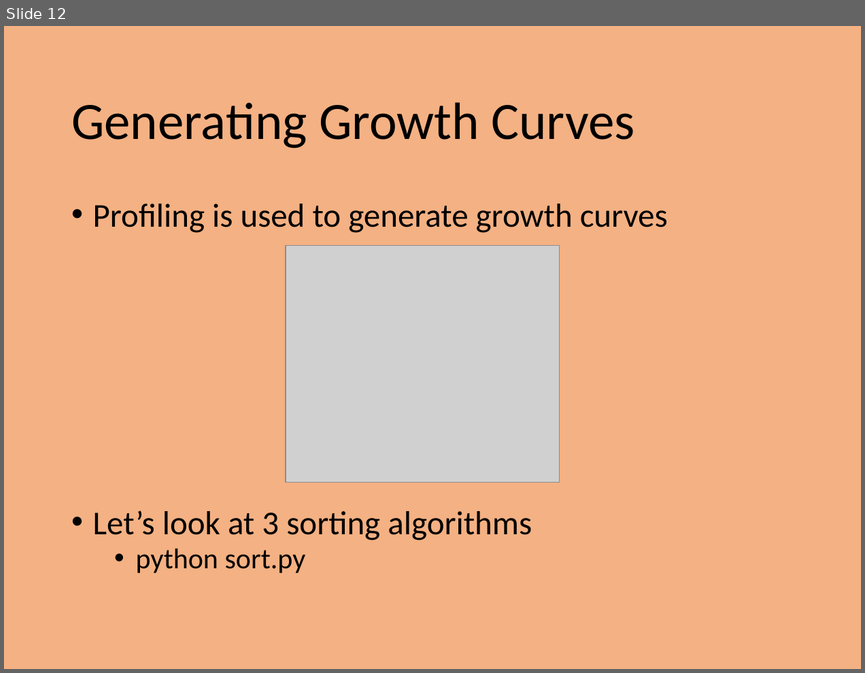
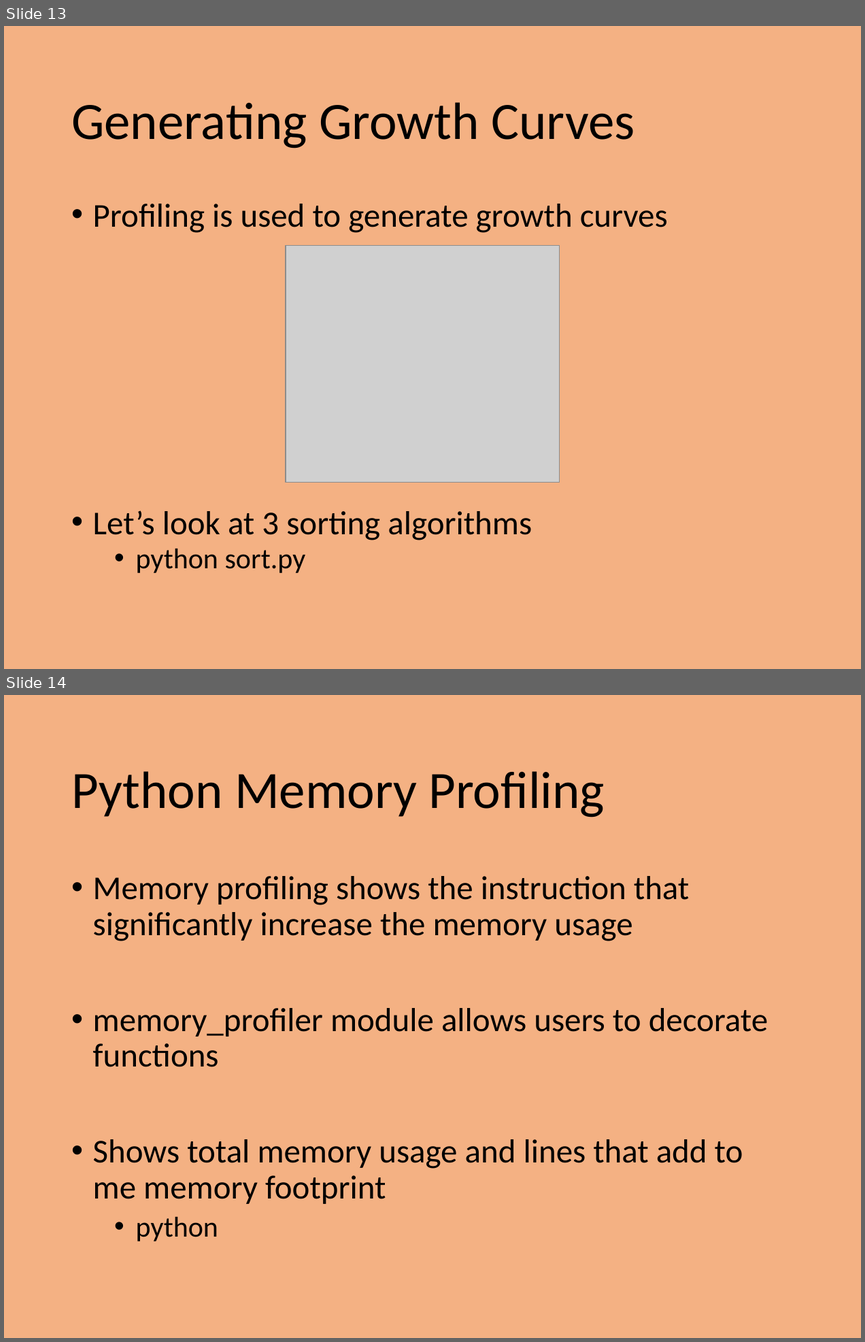
Before and after one commit to PrincetonUniversity/intro_debugging, a slide deck: 01_overview/Introduction_To_Debugging.pptx. Shown one above the other, each under a label of ours: slide 12 before the commit, slides 13 and 14 after it. The pictures are 865x673 and 865x1342 pixels, drawn with LibreOffice and Linux fonts; fonts in the diff are those of the drawing; grey boxes stand for pictures. Boxes give left, top, right and bottom in pixels: in the first picture for what was removed or moved away, otherwise in the second. Text is boxed around its words. In the diff, an @@ line names an element or a change of style, - is before the commit and + after.

Commit message:
Made edits to the python debug examples.

```diff
--- a/01_overview/Introduction_To_Debugging.pptx
+++ b/01_overview/Introduction_To_Debugging.pptx
@@ slide 14 added at bbox=[4, 695, 861, 1338], background #F4B183 @@
@@ title added at bbox=[71, 771, 604, 817], 44 pt, text #000000 @@
+Python Memory Profiling
@@ text added at bbox=[93, 876, 768, 1241], 28 pt, text #000000 @@
+• Memory profiling shows the instruction that significantly increase the memory usage
+• memory_profiler module allows users to decorate functions
+• Shows total memory usage and lines that add to me memory footprint
+  • python
@@ what was slide 12 is now slide 13 @@
```
Also in this commit, not shown: 2 slides changed, 1 other slide added, 3 other files.
